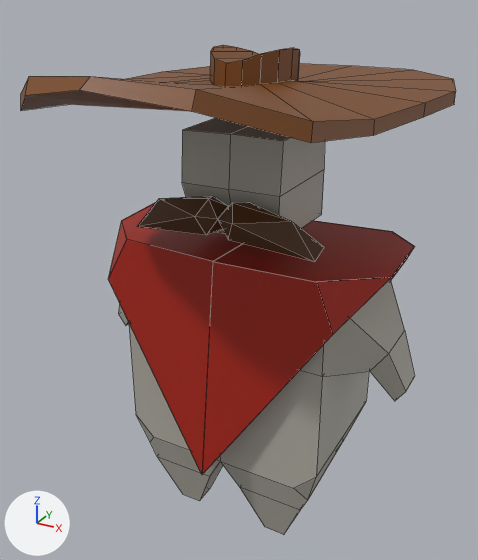
An edit to the FBX model Assets/Models/Yosemite/Yosemite.fbx, drawn before and after from the same camera.
The view is the same before and after, from a 50 mm lens placed at (2.42, -4.68, 4.62), pointed at (-0.16, 0.01, 2.27). The axes (+X, +Y, +Z) are drawn at lower left. The lights are the same throughout. Mesh edges are drawn as thin lines. Where no turn or scale is listed for an object, it has been applied to the vertices. Vertices at the same position are counted once.

In view in the first picture: 'Yosemite'.
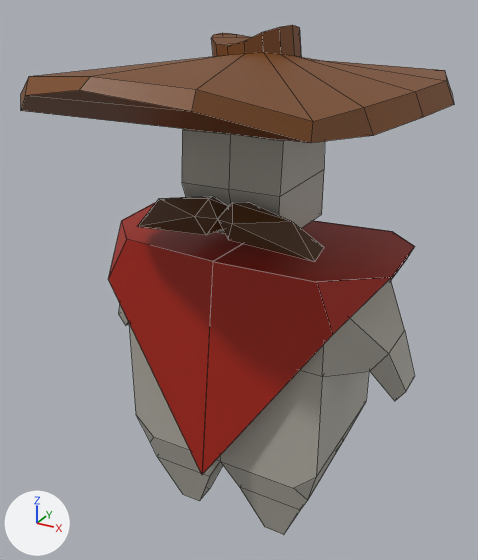
The change, as a list of edits to the scene's bpy script:
```text
Change me_yosemite:
    used by ob_yosemite; location = (0.0, 0.0, 0.003)
    remove me_yosemite.from_pydata(...)  # 208 vertices, 205 faces; spans x -1.43..1.43, y -1.98..2.12, z 0.04..4.22
    add me_yosemite.from_pydata(...)  # 208 vertices, 212 faces; spans x -1.43..1.43, y -1.98..2.12, z 0.04..4.38
    me_yosemite part 1
    1 face is deleted
    36 vertices move from x -0.3..1.36, y -0.79..1.44, z 3.9..4.22 to x -0.32..1.28, y -0.79..1.44, z 3.97..4.38
    8 new faces join them
```

What differs and where, as boxes (x1, y1, x2, y2) in the pictures (478 x 560 px):
'Yosemite', reshaped: before (21, 45, 456, 535); after (21, 25, 454, 535)
part 1 of me_yosemite, built on: before (21, 45, 456, 143); after (21, 25, 454, 143)
